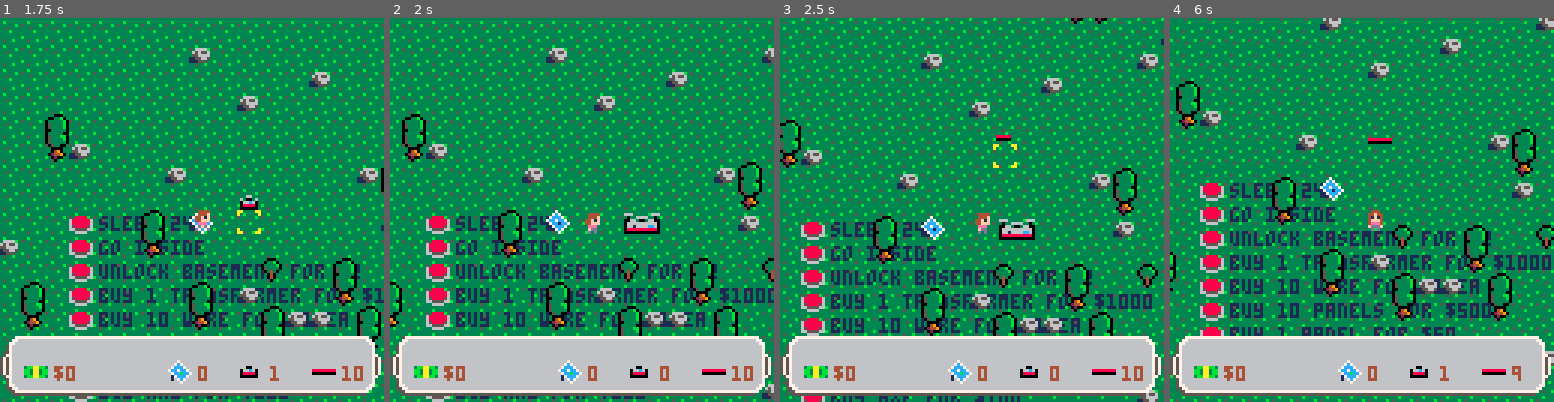
Above: before the commit, frames 1-4 (left to right).
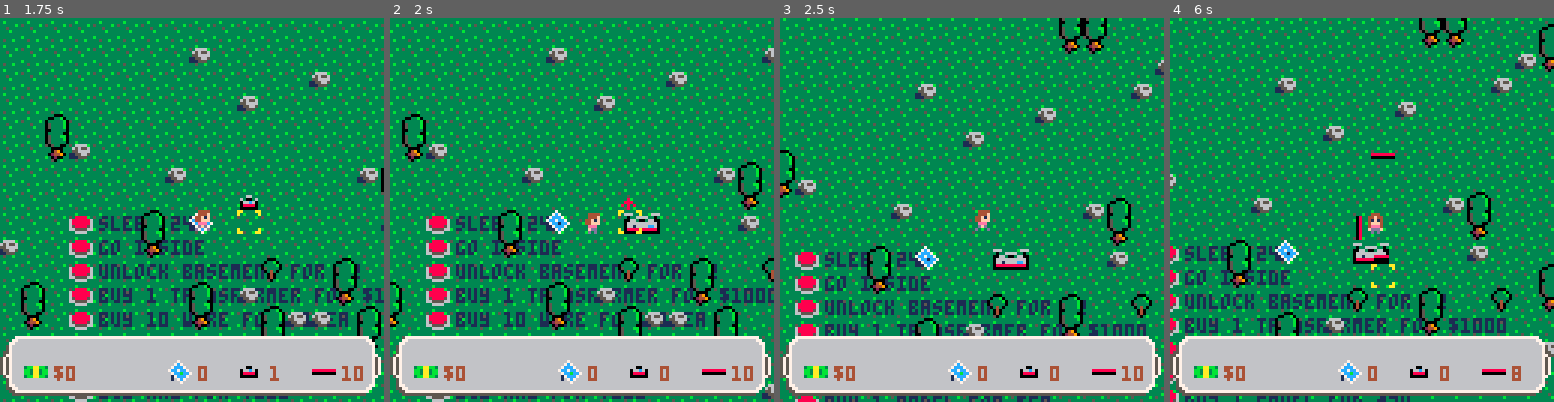
Above: after the commit, the same moments.

Repository: sargon2/pico8
Game: PICO-8 cartridge playground/solar_sally/solar_sally.p8
Two runs of this game, one before a commit and one after it. Both use one fixed random seed, a clock stepped at 60 frames per second and the inputs below.
Inputs (mouse positions are in pixels of both pictures, inside the frame that each line leads up to):
- Up to frame 1 (1.75 s): tap X (X key) at 0.33, 1.07 s; click (280, 121) at 0.67 s; tap O (Z key) at 0.7, 1.7 s; click (46, 267) at 1.22 s; hold Right from 1.6 s (still down)
- Up to frame 2 (2 s): keep holding Right; click (497, 114) at 1.77 s; tap X (X key) at 1.85 s
- Up to frame 3 (2.5 s): release Right at 2.1 s; tap O (Z key) at 2.1 s; hold Up 2.15-2.42 s; click (952, 259) at 2.32 s; hold Right from 2.47 s (still down)
- Up to frame 4 (6 s): tap O (Z key) every 0.4 s from 2.5 to 5.7 s; click (1404, 106) at 2.87 s; tap X (X key) at 2.97, 4.08, 5.2 s; release Right at 3.03 s; hold Left 3.08-3.58 s; click (1465, 256) at 3.42 s; hold Down 3.63-3.97 s; click (1231, 102) at 3.97 s; hold Right 4.02-4.68 s; click (1292, 248) at 4.52 s; hold Up 4.73-5.03 s; click (1354, 94) at 5.07 s; hold Left 5.08-5.68 s; click (1419, 244) at 5.62 s; hold Down from 5.73 s (still down)

Frame 1 is identical in both runs. In frame 2, 0.1% of the frame differs, in the area x 59-66%, y 46-57%; in frame 3, 31%; in frame 4, 35%, in the area x 0-100%, y 0-100%.

Commit message:
After you place the last item, rotate to nil instead of None

Diff:
--- a/playground/solar_sally/systems/Placement.lua
+++ b/playground/solar_sally/systems/Placement.lua
@@ -26,6 +26,7 @@
 function Placement.init()
     -- Add placeable entities in the same order they'll show up to the user
     Placement_placeable_entities = {Entities_None, Entities_Panels, Entities_Wire, Entities_Transformers_left, Entities_Fence}
+    Placement_placeable_index = nil -- To reset rotation in tests
     Placement_rotate_with_inventory_check() -- Set the placement icon to "no action" or the first thing, if we have anything
 end
 
@@ -90,7 +91,7 @@
     return Placement_placeable_entities[Placement_placeable_index]
 end
 
-function Placement_rotate_with_inventory_check()
+function Placement_rotate_with_inventory_check(skip_off)
     if(Placement_placeable_index == nil) Placement_placeable_index = #Placement_placeable_entities -- since it'll get advanced at least once in the loop
 
     local started_on_none = (Placement_get_place_ent_id() == Entities_None)
@@ -111,6 +112,9 @@
 
         -- Does the player have one to place?
     until ent_id == Entities_None or Inventory_get(ent_id) > 0
+
+    -- If we're skipping none, we can just rotate again since we never rotate None -> None, only None -> nil.
+    if(skip_off and ent_id == Entities_None) Placement_rotate_with_inventory_check()
 end
 
 function Placement_set_place_ent(ent_id)
@@ -152,8 +156,8 @@
 
     Circuits_recalculate() -- TODO this probably shouldn't live here
     if Inventory_get(ent_id) == 0 then
-        -- That was our last one, rotate off it
-        Placement_rotate_with_inventory_check()
+        -- That was our last one, rotate off it, skipping None since rotating to None would be weird
+        Placement_rotate_with_inventory_check(true)
     end
 end
 
--- a/playground/solar_sally/tests.p8
+++ /dev/null
@@ -1,21 +0,0 @@
-pico-8 cartridge // http://www.pico-8.com
-version 42
-__lua__
-#include ../lua_extensions.lua
-#include tests/testing_framework.lua
-#include tests/asserts.lua
-#include tests/test_framework.lua
-#include types/bignum.lua
-#include types/twonum.lua
-#include tests/test_bignum.lua
-#include tests/test_lua_extensions.lua
-#include tests/test_PanelCalculator.lua
-#include tests/test_twonum.lua
-reportResults() -- Defined by test_framework, must be after all test executions
-__gfx__
-00000000000000000000000000000000000000000000000000000000000000000000000000000000000000000000000000000000000000000000000000000000
-00000000000000000000000000000000000000000000000000000000000000000000000000000000000000000000000000000000000000000000000000000000
-00700700000000000000000000000000000000000000000000000000000000000000000000000000000000000000000000000000000000000000000000000000
-00077000000000000000000000000000000000000000000000000000000000000000000000000000000000000000000000000000000000000000000000000000
-00077000000000000000000000000000000000000000000000000000000000000000000000000000000000000000000000000000000000000000000000000000
-00700700000000000000000000000000000000000000000000000000000000000000000000000000000000000000000000000000000000000000000000000000
--- a/playground/solar_sally/tests/asserts.lua
+++ b/playground/solar_sally/tests/asserts.lua
@@ -1,4 +1,11 @@
 asserts = {} -- Assert functions should take whatever args they need, and return two -- the result as a boolean, and a failure message.
+
+-- Functions here are implemented as "asserts.*" but invoked as "assert.*" so the framework can inject its code.
+-- See test_framework.lua.
+
+function asserts.fail(failMsg)
+    return false, "asserts.fail: "..tostr(failMsg)
+end
 
 function asserts.isTrue(a, failMsg)
     return a, "asserts.isTrue failure: expected "..dump(a).." to be true: "..tostr(failMsg)
--- /dev/null
+++ b/playground/solar_sally/tests/test_placement.lua
@@ -0,0 +1,92 @@
+placement_tests = {}
+
+function init_inventory(num_panels, num_transformers, num_wire, num_fence)
+    if(num_panels == nil) num_panels = 0
+    if(num_transformers == nil) num_transformers = 0
+    if(num_wire == nil) num_wire = 0
+    if(num_fence == nil) num_fence = 0
+
+    -- Clear inventory (only needed for testing, where we re-init)
+    Inventory_items = {}
+    Inventory_order = {}
+    Inventory_formatters = {}
+    Inventory_icons = {}
+
+    Settings_start_panels = num_panels
+    Settings_start_transformers = num_transformers
+    Settings_start_wire = num_wire
+    Settings_start_fence = num_fence
+
+    Inventory.init()
+end
+
+function placement_tests.test_empty_inventory_rotate()
+
+    init_inventory()
+    Placement.init()
+
+    assert.equals(Placement_get_place_ent_id(), Entities_None)
+    Placement_rotate_with_inventory_check()
+    assert.equals(Placement_get_place_ent_id(), nil)
+    Placement_rotate_with_inventory_check()
+    assert.equals(Placement_get_place_ent_id(), Entities_None)
+    Placement_rotate_with_inventory_check()
+    assert.equals(Placement_get_place_ent_id(), nil)
+end
+
+function placement_tests.test_rotate_empty_skip_off()
+
+    init_inventory()
+    Placement.init()
+
+    assert.equals(Placement_get_place_ent_id(), Entities_None)
+    Placement_rotate_with_inventory_check(true)
+    assert.equals(Placement_get_place_ent_id(), nil)
+    Placement_rotate_with_inventory_check(true)
+    assert.equals(Placement_get_place_ent_id(), nil)
+    Placement_rotate_with_inventory_check(true)
+    assert.equals(Placement_get_place_ent_id(), nil)
+end
+
+function placement_tests.test_basic_rotate()
+
+    init_inventory(1, 1, 1, 1)
+    Placement.init()
+
+    assert.equals(Placement_get_place_ent_id(), Entities_None)
+    Placement_rotate_with_inventory_check()
+    assert.equals(Placement_get_place_ent_id(), Entities_Panels)
+    Placement_rotate_with_inventory_check()
+    assert.equals(Placement_get_place_ent_id(), Entities_Wire)
+    Placement_rotate_with_inventory_check()
+    assert.equals(Placement_get_place_ent_id(), Entities_Transformers_left)
+    Placement_rotate_with_inventory_check()
+    assert.equals(Placement_get_place_ent_id(), Entities_Fence)
+    Placement_rotate_with_inventory_check()
+    assert.equals(Placement_get_place_ent_id(), Entities_None)
+    Placement_rotate_with_inventory_check()
+    assert.equals(Placement_get_place_ent_id(), Entities_Panels)
+end
+
+function placement_tests.test_rotate_skip_off()
+
+    init_inventory(1, 1, 1, 1)
+    Placement.init()
+
+    assert.equals(Placement_get_place_ent_id(), Entities_None)
+    Placement_rotate_with_inventory_check(true)
+    assert.equals(Placement_get_place_ent_id(), Entities_Panels)
+    Placement_rotate_with_inventory_check(true)
+    assert.equals(Placement_get_place_ent_id(), Entities_Wire)
+    Placement_rotate_with_inventory_check(true)
+    assert.equals(Placement_get_place_ent_id(), Entities_Transformers_left)
+    Placement_rotate_with_inventory_check(true)
+    assert.equals(Placement_get_place_ent_id(), Entities_Fence)
+    Placement_rotate_with_inventory_check(true)
+    assert.equals(Placement_get_place_ent_id(), Entities_Panels)
+    Placement_rotate_with_inventory_check(true)
+    assert.equals(Placement_get_place_ent_id(), Entities_Wire)
+    Placement_rotate_with_inventory_check(true)
+end
+
+runTests("placement tests", placement_tests)
Not shown, added: playground/solar_sally/tests/tests.txt
Not shown, changed: playground/solar_sally/Makefile
